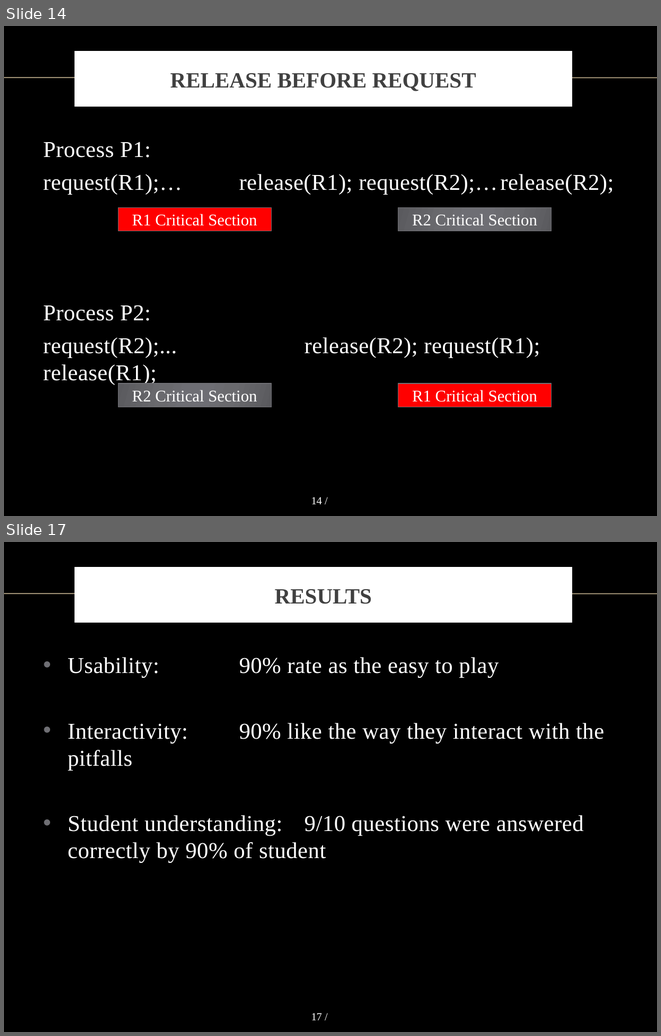
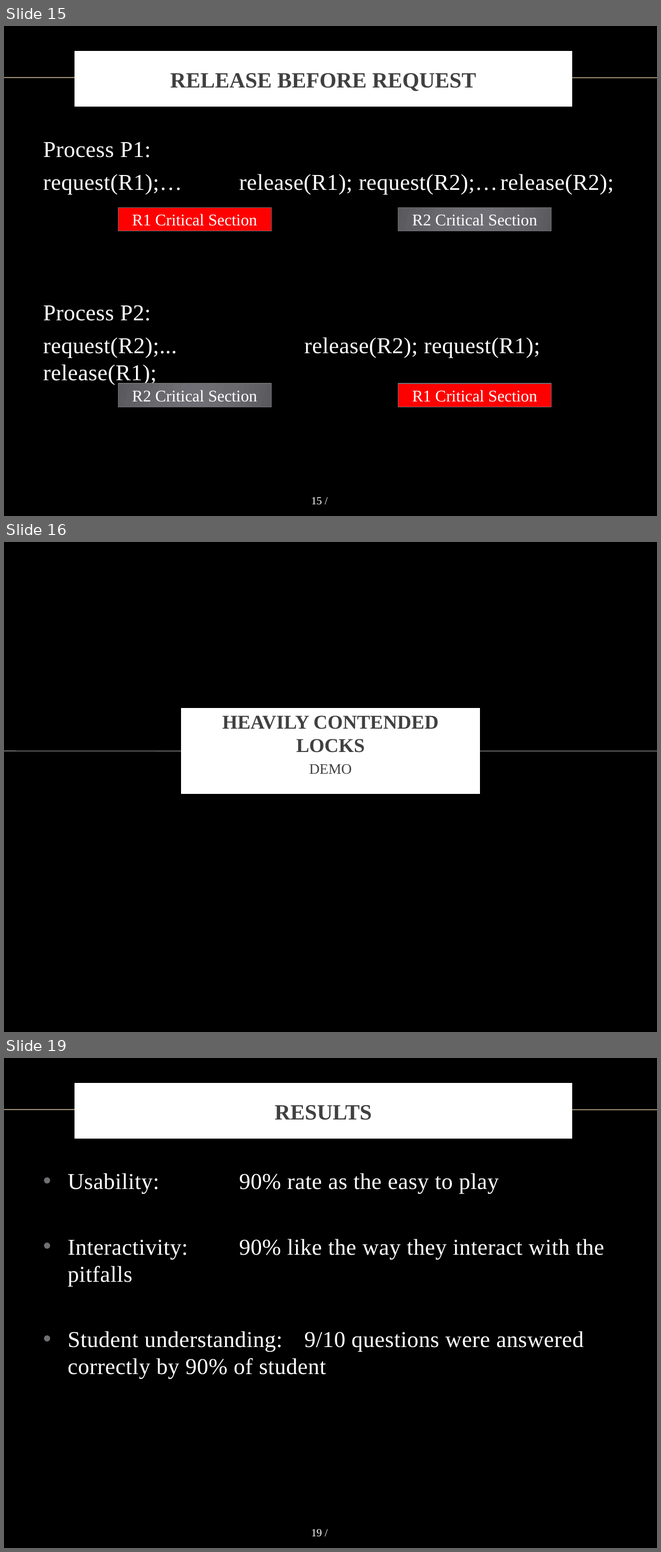
Before and after one commit to vong-srey/Paravantage, a slide deck: Presentation.pptx. Shown one above the other, each under a label of ours: slides 14 and 17 before the commit, slides 15, 16 and 19 after it; the slides between them are not shown. The pictures are 661x1036 and 661x1552 pixels, drawn with LibreOffice and Linux fonts; fonts in the diff are those of the drawing; background and template pictures are left out. Boxes give left, top, right and bottom in pixels: in the first picture for what was removed or moved away, otherwise in the second. Text is boxed around its words. In the diff, an @@ line names an element or a change of style, - is before the commit and + after.

```diff
--- a/Presentation.pptx
+++ b/Presentation.pptx
@@ slide 16 added at bbox=[4, 542, 657, 1032], background picture (left out) @@
@@ rectangle added at bbox=[184, 711, 477, 791], fill #FFFFFF, outline #FFFFFF 6 pt @@
@@ title added at bbox=[222, 715, 439, 752], 21.6 pt, text #404040, bold @@
+HEAVILY CONTENDED LOCKS
@@ line added from (4, 751) to (657, 751), #6F6F74 1 pt @@
@@ subtitle added at bbox=[309, 764, 352, 774], 16 pt, text #404040 @@
+DEMO
@@ what was slide 14 is now slide 15 @@
@@ page number at bbox=[311, 497, 322, 505]: text changed @@
-14 /
+15 /
@@ what was slide 17 is now slide 19 @@
@@ page number at bbox=[311, 1529, 322, 1537]: text changed @@
-17 /
+19 /
```
Also in this commit, not shown: 6 slides changed, 1 other slide added.
